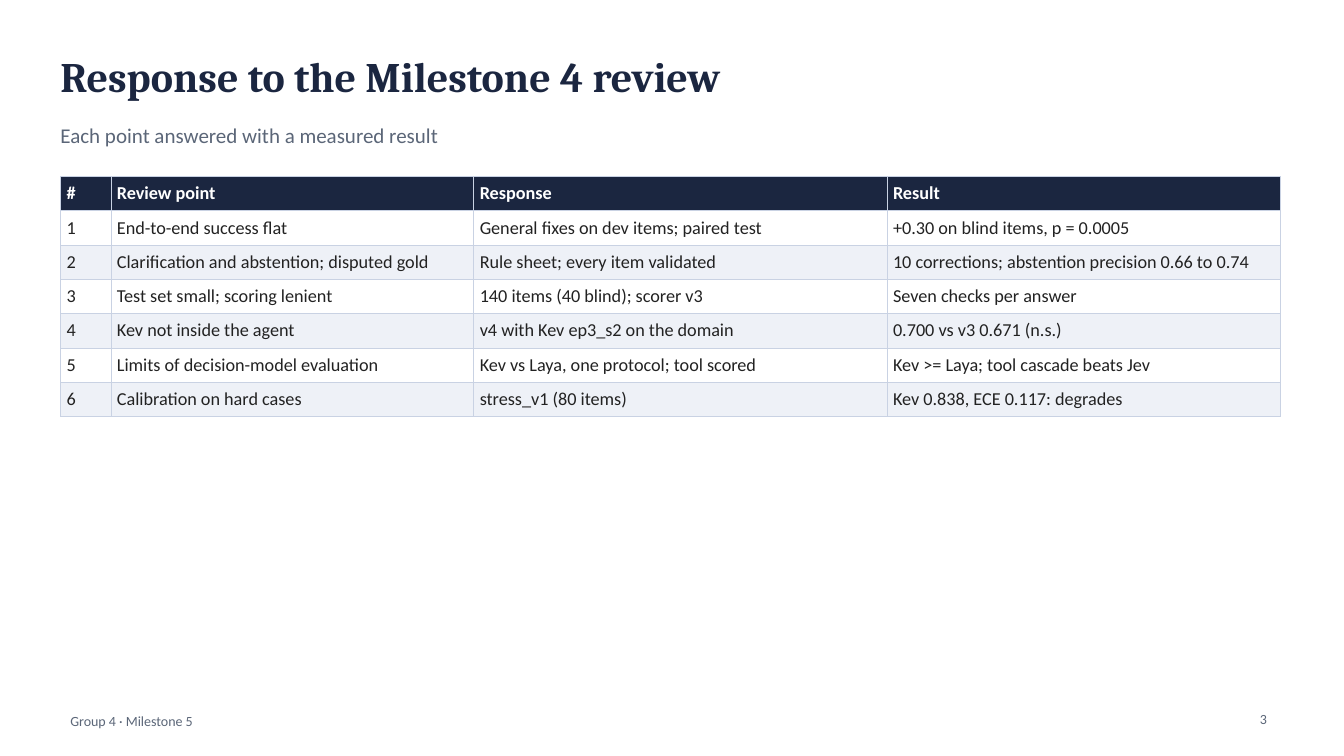
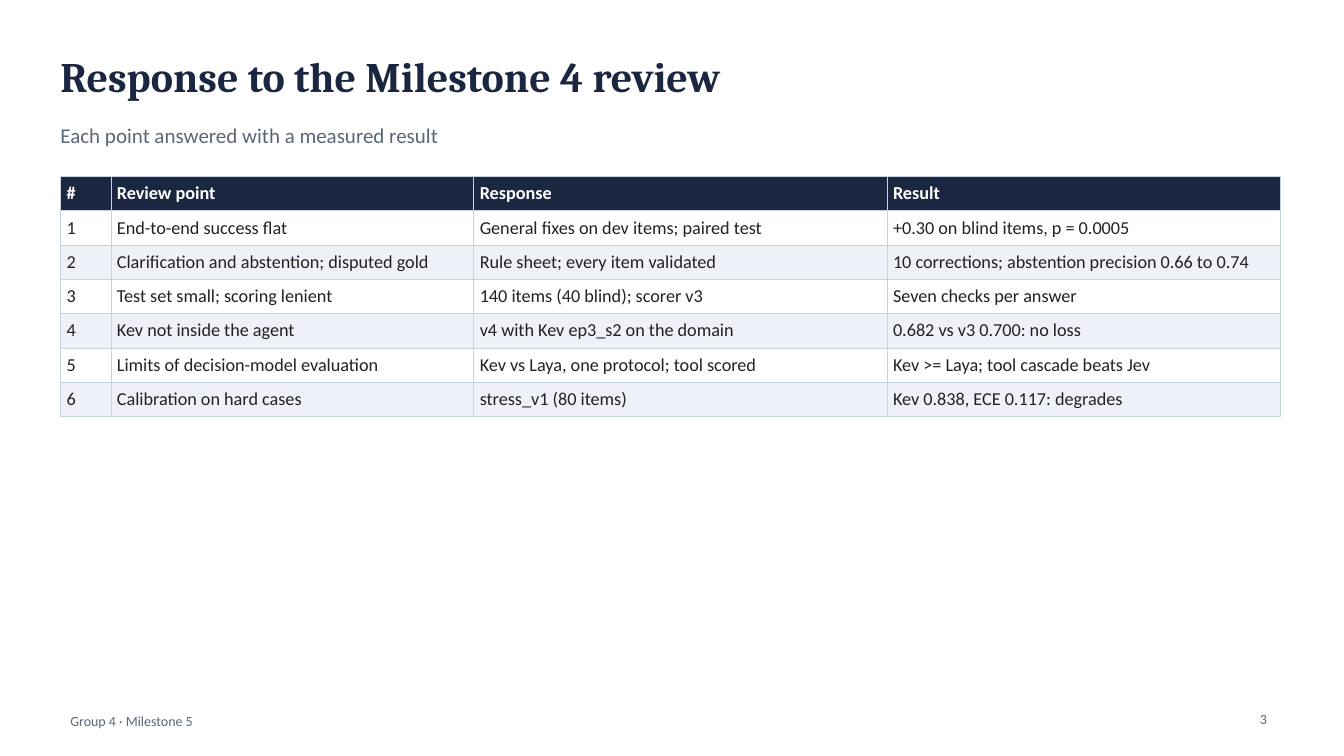
Before and after one commit to sathyaIITM/Group-4-DS-and-AI-Lab-Project, a slide deck: slide 3 of docs/milestones/Milestone5_TA_Presentation.pptx. Drawn at 1344x756 pixels with LibreOffice and Linux fonts; fonts in the diff are those of the drawing. Boxes give left, top, right and bottom in pixels: in the first picture for what was removed or moved away, otherwise in the second. Text is boxed around its words. In the diff, an @@ line names an element or a change of style, - is before the commit and + after.

```diff
--- a/docs/milestones/Milestone5_TA_Presentation.pptx
+++ b/docs/milestones/Milestone5_TA_Presentation.pptx
@@ table at [60, 176, 1280, 412] @@
-row 5, column 4: 0.700 vs v3 0.671 (n.s.)
+row 5, column 4: 0.682 vs v3 0.700: no loss
```
Also in this commit, not shown: 4 other slides changed, 2 slides added, 39 other files.
